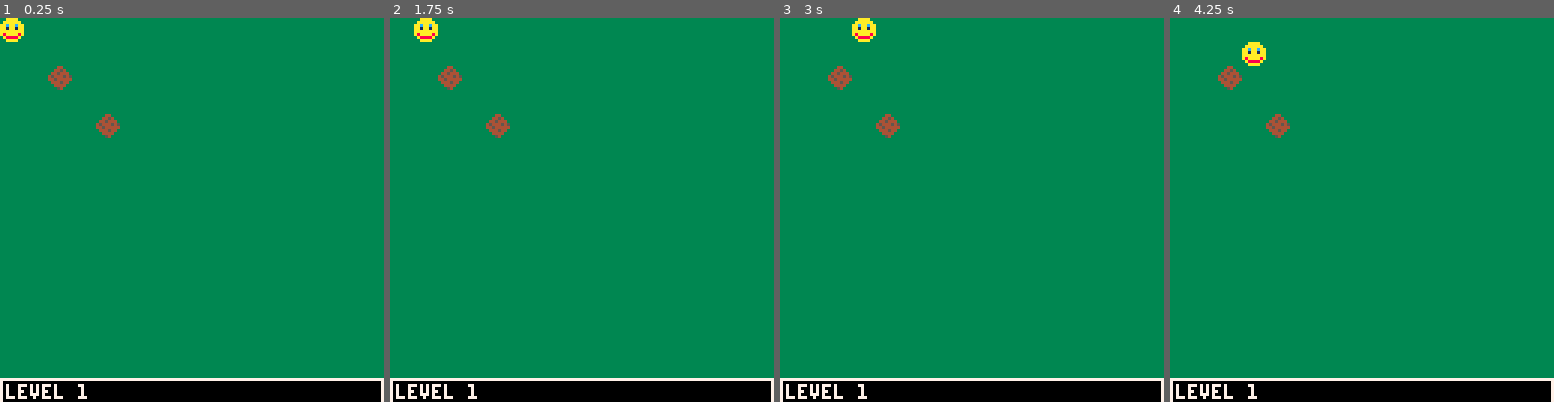
Above: before the commit, frames 1-4 (left to right).
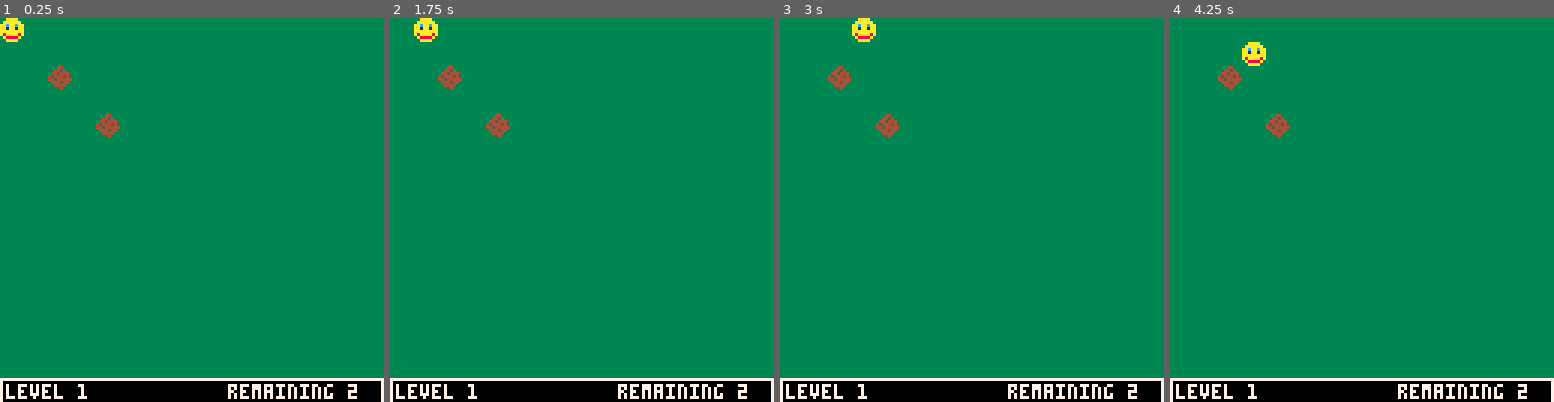
Above: after the commit, the same moments.

Repository: jlbeard84/pico8-nudge-nudge
Game: PICO-8 cartridge nudge-nudge.p8
Same seed, same stepped clock (60 frames per second), same inputs: the game is played once before the commit and once after it.
Inputs:
- Up to frame 1 (0.25 s): no input
- Up to frame 2 (1.75 s): hold Right from 1.6 s (still down)
- Up to frame 3 (3 s): release Right at 2.1 s; hold Up 2.15-2.42 s; hold Right from 2.47 s (still down)
- Up to frame 4 (4.25 s): release Right at 3.03 s; hold Left 3.08-3.58 s; hold Down 3.63-3.97 s; hold Right from 4.02 s (still down)

The runs differ from the first frame. In frame 1, 0.6% of the frame differs, in the area x 59-93%, y 95-100%; in frame 2, 0.6%; in frame 3, 0.6%; in frame 4, 0.6%.

Commit message:
Added block count to hud

Diff:
--- a/nudge-nudge.p8
+++ b/nudge-nudge.p8
@@ -120,6 +120,7 @@
 	rectfill(0,120,127,127,0)
 	rect(0,120,127,128,7)
 	print("level "..level,2,122,7)
+	print("remaining "..blockcount,76,122,7)
 end
 
 function drawactors()
